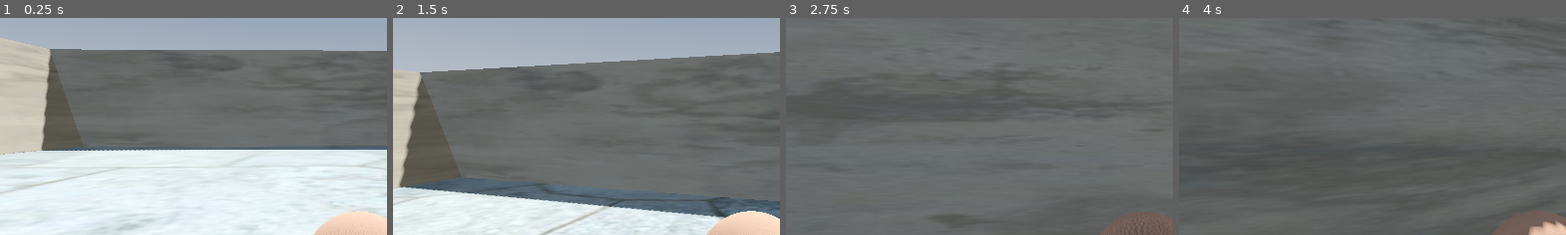
Above: before the commit, frames 1-4 (left to right).
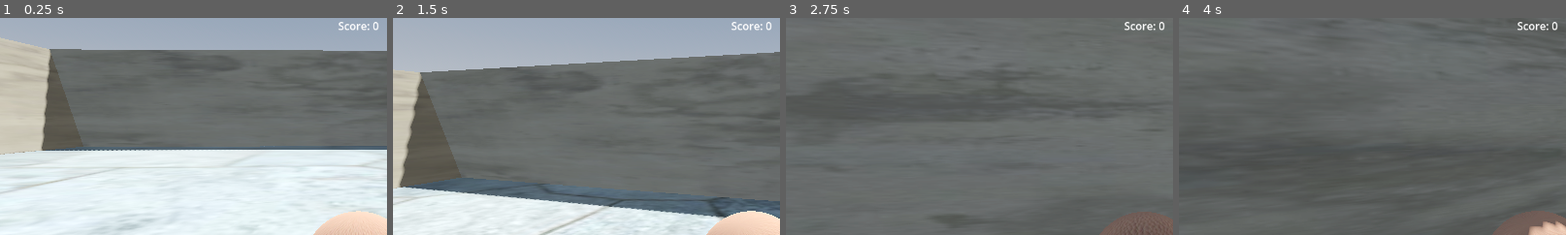
Above: after the commit, the same moments.

Repository: jasperayawan/RollABall-game
Game: Godot game, scene res://Main/main.tscn
The game is run twice, just before and just after one commit, with the same random seed, the same clock (stepped at 60 frames per second) and the same inputs.
Inputs (mouse positions are % of the whole screen's width and height, from its top left):
- Up to frame 1 (0.25 s): no input
- Up to frame 2 (1.5 s): tap Enter at 0.5 s; move the mouse to (55, 50) at 0.52 s; hold Shift (sprint) 0.53-1.28 s; hold W (move_forward) from 0.53 s (still down); tap Space (jump) at 0.77 s; move the mouse to (45, 50) at 1.27 s; tap Shift (sprint) at 1.35 s
- Up to frame 3 (2.75 s): keep holding W (move_forward); tap Space (jump) at 1.52 s; move the mouse to (52, 48) at 2.02 s; hold Shift (sprint) from 2.03 s (still down)
- Up to frame 4 (4 s): keep holding W (move_forward); move the mouse to (49, 52) at 2.77 s; release Shift (sprint) at 2.78 s; tap Shift (sprint) at 2.85 s; tap Space (jump) at 3.02, 3.77 s; move the mouse to (57, 51) at 3.52 s; hold Shift (sprint) from 3.53 s (still down)
The pictures show only the part of the screen within x 4-54%, y 0-50%; the shares and areas given below are measured in that part.

The runs differ from the first frame. In frame 1, 0.2% of the frame differs, in the area x 87-98%, y 1-6%; in frame 2, 0.2%; in frame 3, 0.2%; in frame 4, 0.2%.

Commit message:
added a UI mechanics

Diff:
--- a/Main/main.tscn
+++ b/Main/main.tscn
@@ -1,9 +1,10 @@
-[gd_scene load_steps=11 format=3 uid="uid://cakhwfii5s073"]
+[gd_scene load_steps=12 format=3 uid="uid://cakhwfii5s073"]
 
 [ext_resource type="Texture2D" uid="uid://dfo1hnurbrlfb" path="res://Textures/flagstone-rubble.jpg" id="1_2w1kt"]
 [ext_resource type="PackedScene" uid="uid://cup7k1frhg3re" path="res://Player/player.tscn" id="1_yh5la"]
 [ext_resource type="PackedScene" uid="uid://d2upfgo667wo5" path="res://Meshes/wall.tscn" id="4_eunhr"]
 [ext_resource type="PackedScene" uid="uid://cexjcfgq5g5mf" path="res://Pickup/box.tscn" id="4_k3v36"]
+[ext_resource type="PackedScene" uid="uid://d3r4urq4wrr83" path="res://UI/ui.tscn" id="5_k3v36"]
 
 [sub_resource type="GDScript" id="GDScript_eunhr"]
 
@@ -83,3 +84,5 @@
 
 [node name="Box5" parent="Boxes" instance=ExtResource("4_k3v36")]
 transform = Transform3D(1, 0, 0, 0, 1, 0, 0, 0, 1, -5.06731, 1.72411, 12.9385)
+
+[node name="UI" parent="." instance=ExtResource("5_k3v36")]
--- a/Pickup/box.gd
+++ b/Pickup/box.gd
@@ -3,11 +3,15 @@
 
 @export var collect_sound: AudioStreamPlayer3D
 
+@onready var ui = get_node("/root/Main/UI")
+
 func _ready():
+	add_to_group("Pickups")
 	connect("body_entered", Callable(self, "_on_body_entered"))
 
 func _on_body_entered(body):
 	if body.is_in_group("player"):
+		ui.add_point()
 		# Play sound if set
 		if collect_sound:
 			collect_sound.play()
--- /dev/null
+++ b/UI/ui.gd
@@ -0,0 +1,22 @@
+extends CanvasLayer
+
+@onready var score_label: Label = $ScoreLabel
+@onready var win_label: Label = $WinLabel
+
+var total_pickups = 0
+var collected = 0
+
+func _ready():
+	win_label.visible = false
+	total_pickups = get_tree().get_nodes_in_group("Pickups").size()
+	update_score()
+
+func add_point():
+	collected += 1
+	update_score()
+	if collected >= total_pickups:
+		win_label.visible = true
+		score_label.visible = false
+
+func update_score():
+	score_label.text = "Score: %d" % collected
--- /dev/null
+++ b/UI/ui.tscn
@@ -0,0 +1,29 @@
+[gd_scene load_steps=2 format=3 uid="uid://d3r4urq4wrr83"]
+
+[ext_resource type="Script" uid="uid://dbunptdksq8gx" path="res://UI/ui.gd" id="1_2fwl4"]
+
+[node name="UI" type="CanvasLayer"]
+script = ExtResource("1_2fwl4")
+
+[node name="ScoreLabel" type="Label" parent="."]
+anchors_preset = 5
+anchor_left = 0.5
+anchor_right = 0.5
+offset_left = -30.5
+offset_right = 30.5
+offset_bottom = 23.0
+grow_horizontal = 2
+size_flags_horizontal = 4
+size_flags_vertical = 0
+text = "Score: 0"
+
+[node name="WinLabel" type="Label" parent="."]
+visible = false
+anchors_preset = 5
+anchor_left = 0.5
+anchor_right = 0.5
+offset_left = -34.0
+offset_right = 34.0
+offset_bottom = 23.0
+grow_horizontal = 2
+text = "You Win!"
Not shown, added: UI/ui.gd.uid
